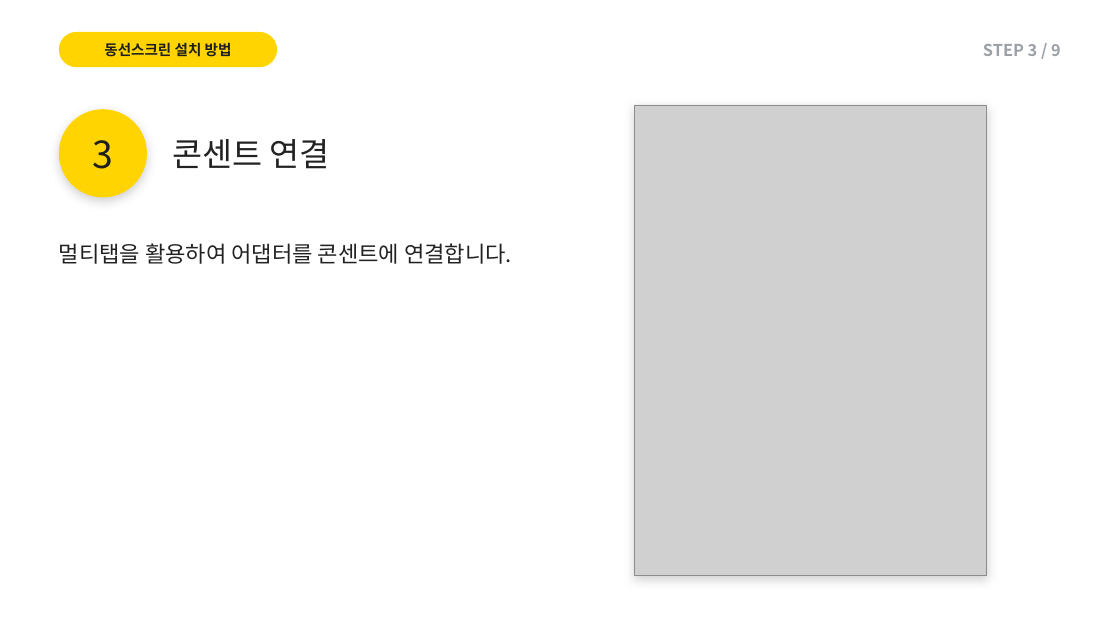
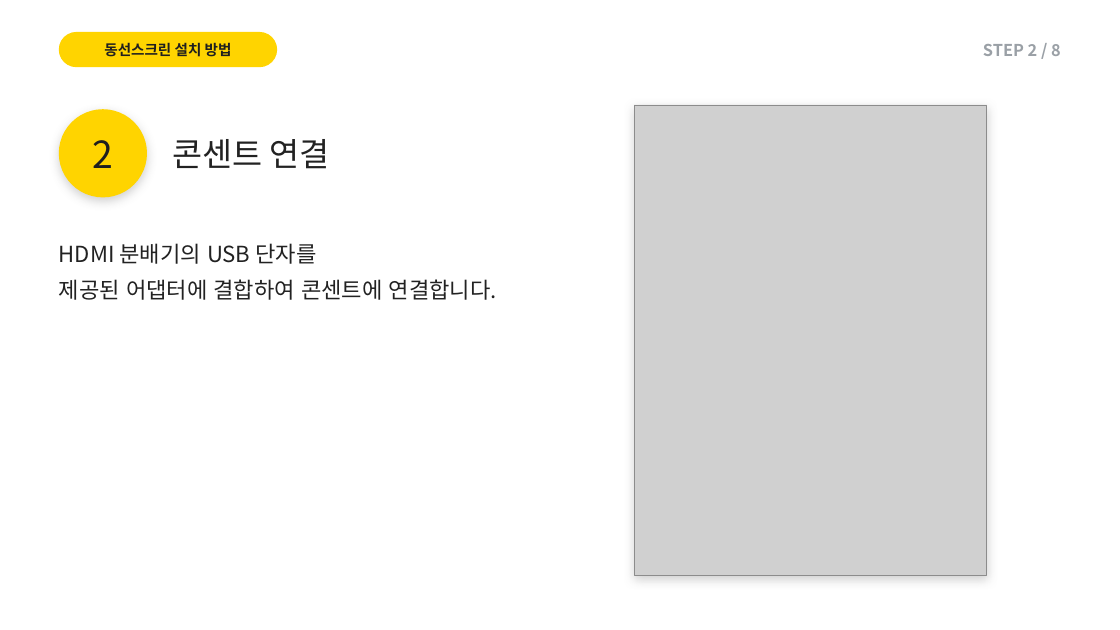
Before and after one commit to alsdn2947/ars, a slide deck: slide 5 of 이마트_AI카메라_설치매뉴얼.pptx (slide 6 before the commit). Drawn at 1120x630 pixels with LibreOffice and Linux fonts; fonts in the diff are those of the drawing; grey boxes stand for pictures. Boxes give left, top, right and bottom in pixels: in the first picture for what was removed or moved away, otherwise in the second. Text is boxed around its words. In the diff, an @@ line names an element or a change of style, - is before the commit and + after.

```diff
--- a/이마트_AI카메라_설치매뉴얼.pptx
+++ b/이마트_AI카메라_설치매뉴얼.pptx
@@ text at box(983, 44, 1061, 56): text changed @@
-STEP 3 / 9
+STEP 2 / 8
@@ text at box(93, 140, 114, 168): text changed @@
-3
+2
@@ text at box(59, 243, 497, 300): text changed @@
-멀티탭을 활용하여 어댑터를 콘센트에 연결합니다.
+HDMI 분배기의 USB 단자를
+제공된 어댑터에 결합하여 콘센트에 연결합니다.
```
Also in this commit, not shown: 10 other slides changed, 1 slide added, 2 slides removed.
